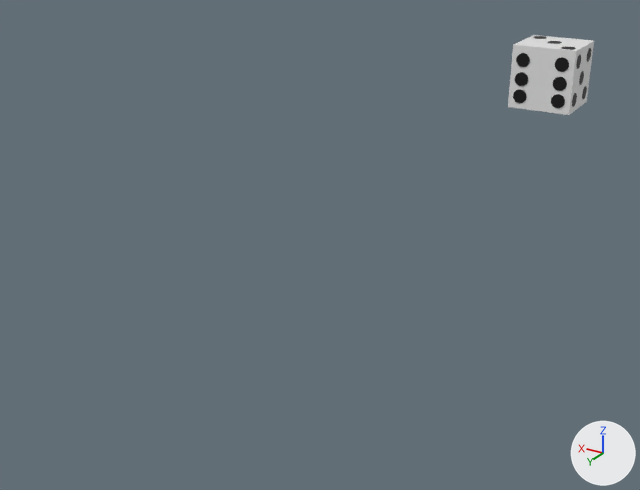
Before and after pictures for a commit that changed the Blender file modelos/dado.blend.
Before and after are seen from a 50 mm camera at (-2.47, 2.54, 2.02) aimed at (0.41, -2.26, -0.38). Arrows for +X, +Y and +Z are at lower right; the lights stay in place.
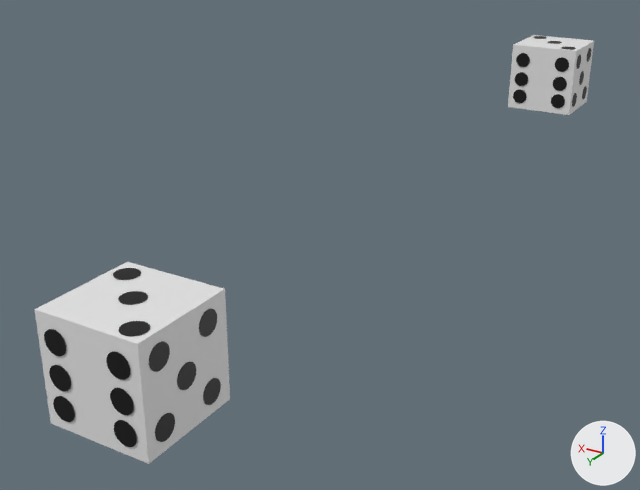
The change, as a list of edits to the scene's bpy script:
```text
Add me_cube_001:
    me_cube_001.from_pydata(...)  # 1352 vertices, 720 faces; spans x -1.01..1.01, y -1.01..1.02, z -1.02..1.01
    me_cube_001.materials.append(mat_material_025)  # black #000000
    me_cube_001.materials.append(mat_material_024)  # black #000000
    me_cube_001.materials.append(mat_material_023)  # black #000000
    me_cube_001.materials.append(mat_material_022)  # black #000000
    me_cube_001.materials.append(mat_material_021)  # black #000000
    me_cube_001.materials.append(mat_material_020)  # black #000000
    me_cube_001.materials.append(mat_material_019)  # black #000000
    me_cube_001.materials.append(mat_material_018)  # black #000000
    me_cube_001.materials.append(mat_material_017)  # black #000000
    me_cube_001.materials.append(mat_material_016)  # black #000000
    me_cube_001.materials.append(mat_material_015)  # black #000000
    me_cube_001.materials.append(mat_material_014)  # black #000000
    me_cube_001.materials.append(mat_material_013)  # black #000000
    me_cube_001.materials.append(mat_material_012)  # black #000000
    me_cube_001.materials.append(mat_material_011)  # black #000000
    me_cube_001.materials.append(mat_material_010)  # black #000000
    me_cube_001.materials.append(mat_material_009)  # black #000000
    me_cube_001.materials.append(mat_material_008)  # black #000000
    me_cube_001.materials.append(mat_material_007)  # black #000000
    me_cube_001.materials.append(mat_material_006)  # black #000000
    me_cube_001.materials.append(mat_material_005)  # black #000000
Add ob_cube_001:
    ob_cube_001 = bpy.data.objects.new('Cube.001', me_cube_001)
    ob_cube_001.location = (0.0, 0.0, 0.0)
    ob_cube_001.scale = (0.287, 0.287, 0.287)
```

Location of each change, (x1, y1, x2, y2) in pixels of the pictures (640 x 490 px):
'Cube.001', added
    after: (35, 262, 230, 464)
